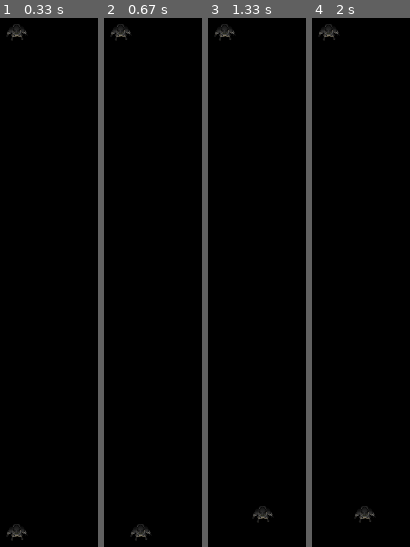
Above: before the commit, frames 1-4 (left to right).
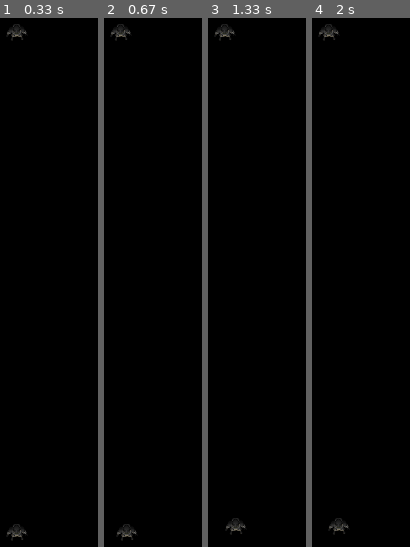
Above: after the commit, the same moments.

Repository: Pluxxa/Pygame_simple_game
Game: pygame game, started from main.py
Two runs of this game, one before a commit and one after it. Both use one fixed random seed, a clock stepped at 60 frames per second and the inputs below.
Inputs:
- Up to frame 1 (0.33 s): no input
- Up to frame 2 (0.67 s): hold Right from 0.33 s (still down)
- Up to frame 3 (1.33 s): release Right at 0.8 s; hold Up 0.83-1.13 s; hold Right from 1.17 s (still down)
- Up to frame 4 (2 s): release Right at 1.63 s; hold Left from 1.67 s (still down)

Frame 1 is identical in both runs. In frame 2, 0.5% of the frame differs, in the area x 13-48%, y 95-99%; in frame 3, 0.5%, in the area x 18-67%, y 92-98%; in frame 4, 0.5%.

Commit message:
Update main.py

Diff:
--- a/main.py
+++ b/main.py
@@ -27,7 +27,7 @@
 monster_position = [screen_width / 2 - monster_size[0] / 2, 50]
 
 # Скорость
-player_speed = 1
+player_speed = 0.3
 
 # Функция для проверки попадания
 def is_hit(player_pos, monster_pos, player_size, monster_size):
